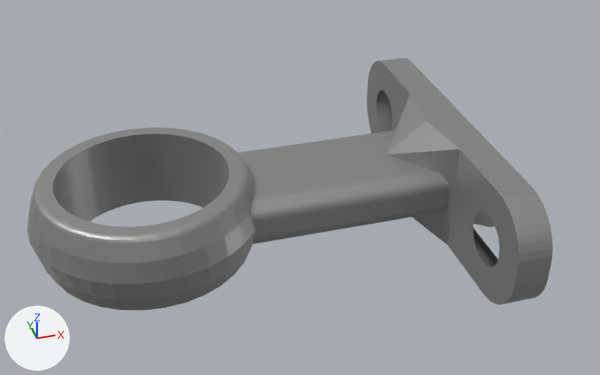
An edit to the Blender file rail-loop.blend, drawn before and after from the same camera.
The view is the same before and after, from a 50 mm camera at (-0.5, -8.29, 5.58) aimed at (1.85, -0.1, 0.08). The lights are fixed; the arrows at lower left show +X, +Y and +Z.

In view in the first picture: 'Cylinder', 'Top', 'Tube'.
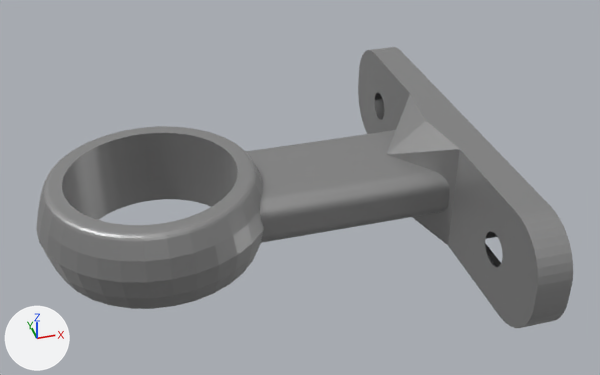
ob_hole is not drawn itself; it is used by a modifier of ob_cylinder.
ob_screw_hole is not drawn itself; it is used by a modifier of ob_top.

Pixel boxes (x1, y1, x2, y2) of what changed, in the pictures (600 x 375 px):
'Cylinder', moved: before (27, 127, 256, 310); after (36, 126, 264, 309)
'Top', mesh rescaled, reshaped (16% wider, 14% taller): before (367, 58, 553, 305); after (358, 47, 573, 328)

Edits to the bpy script that builds the scene:
```text
Change me_cube_002:
    where me_cube_002.from_pydata(...)  # 8 vertices, 6 faces; spans x -0.1..0.1, y -0.1..2.2, z -0.1..0.6
    used by ob_top_cutout; location = (4.0, 0.0, 0.0)
    me_cube_002 part 1: the whole mesh is scaled about the mesh origin by (1, 1.11, 1)
Change me_cube_003:
    where me_cube_003.from_pydata(...)  # 11 vertices, 8 faces; spans x 1.0..2.0, y 0.0..2.3, z 0.0..0.7
    used by ob_top; location = (2.0, 0.0, 0.0)
    before: 1 (1.6, 2.3, 0.0), 2 (2.0, 2.3, 0.0), 4 (1.6, 2.3, 0.7), 6 (2.0, 2.3, 0.7)
    me_cube_003 part 2
    add for i in [1, 2, 4, 6]: me_cube_003.vertices[i].co += Vector((0.0, 0.4, 0.0))
Change ob_hole:
    ob_hole.location: (0.0, 0.0, 0.0) -> (0.1, 0.0, 0.0)
Change ob_cylinder:
    ob_cylinder.location: (0.0, 0.0, 0.0) -> (0.1, 0.0, 0.0)
Change ob_screw_hole:
    ob_screw_hole.location: (4.0, 1.6, 0.0) -> (3.6, 1.79, 0.0)
```
